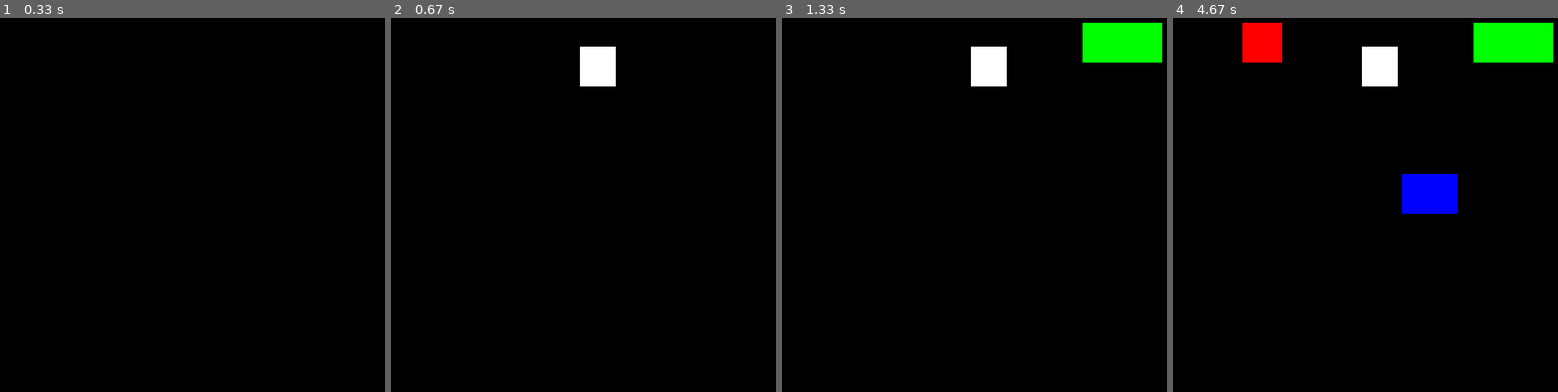
Above: before the commit, frames 1-4 (left to right).
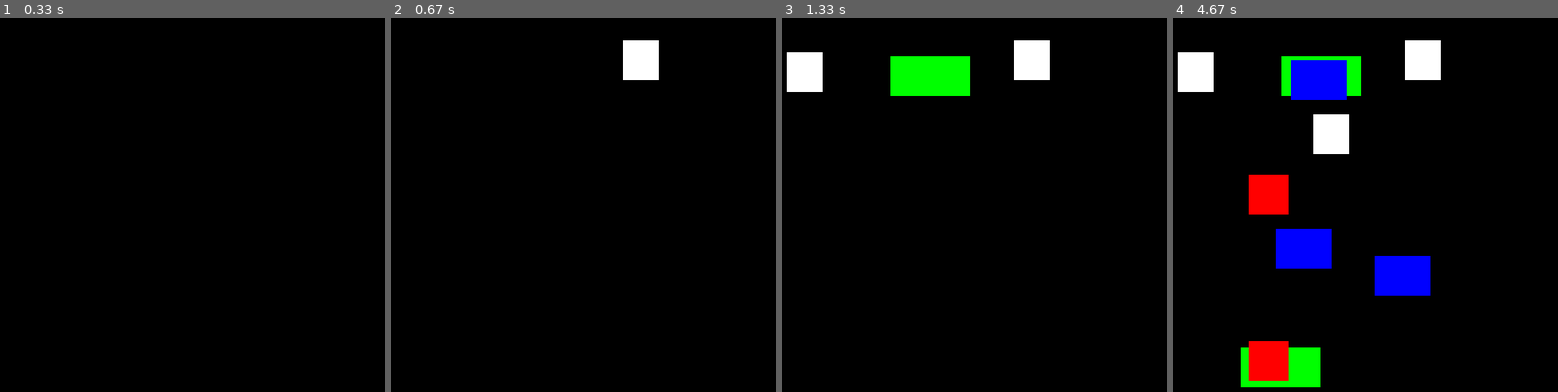
Above: after the commit, the same moments.

Repository: sniffinglue/CodingMinds
Game: pygame game, started from Python3/Xingyi/s03.py
Two runs of this game, one before a commit and one after it. Both use one fixed random seed, a clock stepped at 60 frames per second and the inputs below.
Inputs:
- Up to frame 1 (0.33 s): no input
- Up to frame 2 (0.67 s): hold Right from 0.33 s (still down)
- Up to frame 3 (1.33 s): release Right at 0.8 s; hold Up 0.83-1.13 s; hold Right from 1.17 s (still down)
- Up to frame 4 (4.67 s): release Right at 1.63 s; hold Left 1.67-2.2 s; hold Down 2.23-2.53 s; hold Left 2.57-2.97 s; hold Up 3-3.37 s; hold Right 3.4-4.03 s; hold Down 4.07-4.43 s; hold Left from 4.47 s (still down)

Frame 1 is identical in both runs. In frame 2, 2.0% of the frame differs, in the area x 49-70%, y 5-19%; in frame 3, 7.4%; in frame 4, 18%, in the area x 1-99%, y 1-99%.

Commit message:
cool stuff with keys
christina's cool drawing squares with keys project

Diff:
--- a/Python3/Xingyi/s03.py
+++ b/Python3/Xingyi/s03.py
@@ -1,27 +1,27 @@
 import pygame
+import random
 
 pygame.init()
-clock = pygame.time.Clock() # The clock tracks how fast the game is running.
+clock = pygame.time.Clock()
 screen = pygame.display.set_mode((500, 500))
 
 while True:
-  for event in pygame.event.get():
-    if event.type == pygame.QUIT:
-      pygame.quit()
-      quit()
-  keystate = pygame.key.get_pressed()
-  #if up arrow, then draw a red box
-  if keystate[pygame.K_UP]:
-    rectangle = pygame.draw.rect(screen, (0, 255, 0), (390, 10, 100, 50))
-  #if down arrow, then draw a green box
-  elif keystate[pygame.K_DOWN]:
-    rectangle = pygame.draw.rect(screen, (255, 0, 0), (100, 10, 50, 50))
-  #if left arrow, then draw a blue box
-  elif keystate[pygame.K_LEFT]:
-    rectangle = pygame.draw.rect(screen, (0, 0, 255), (300, 200, 70, 50))
-  #if right arrow, then draw a white box
-  elif keystate[pygame.K_RIGHT]:
-    rectangle = pygame.draw.rect(screen, (255, 255, 255), (250, 40, 45, 50))
-  pygame.display.update()
+    for event in pygame.event.get():
+        if event.type == pygame.QUIT:
+            pygame.quit()
+            quit()
 
-  clock.tick(60)
+        # Draw a rectangle based on a key press
+        if event.type == pygame.KEYDOWN:
+            if event.key == pygame.K_UP:
+                # Draw a green rectangle at a random position
+                pygame.draw.rect(screen, (0, 255, 0), (random.randint(1, 400), random.randint(1, 450), 100, 50))
+            elif event.key == pygame.K_DOWN:
+                pygame.draw.rect(screen, (255, 0, 0), (random.randint(1, 400), random.randint(1, 450), 50, 50))
+            elif event.key == pygame.K_LEFT:
+                pygame.draw.rect(screen, (0, 0, 255), (random.randint(1, 400), random.randint(1, 450), 70, 50))
+            elif event.key == pygame.K_RIGHT:
+                pygame.draw.rect(screen, (255, 255, 255), (random.randint(1, 400), random.randint(1, 450), 45, 50))
+
+    pygame.display.update()
+    clock.tick(60)
